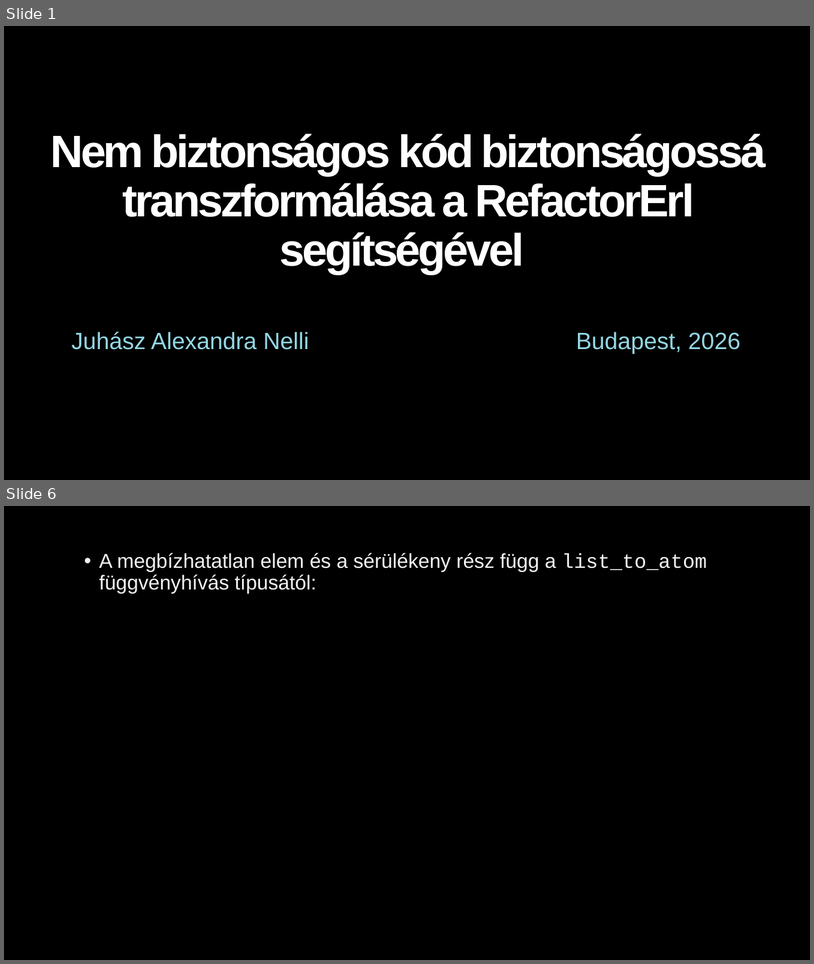
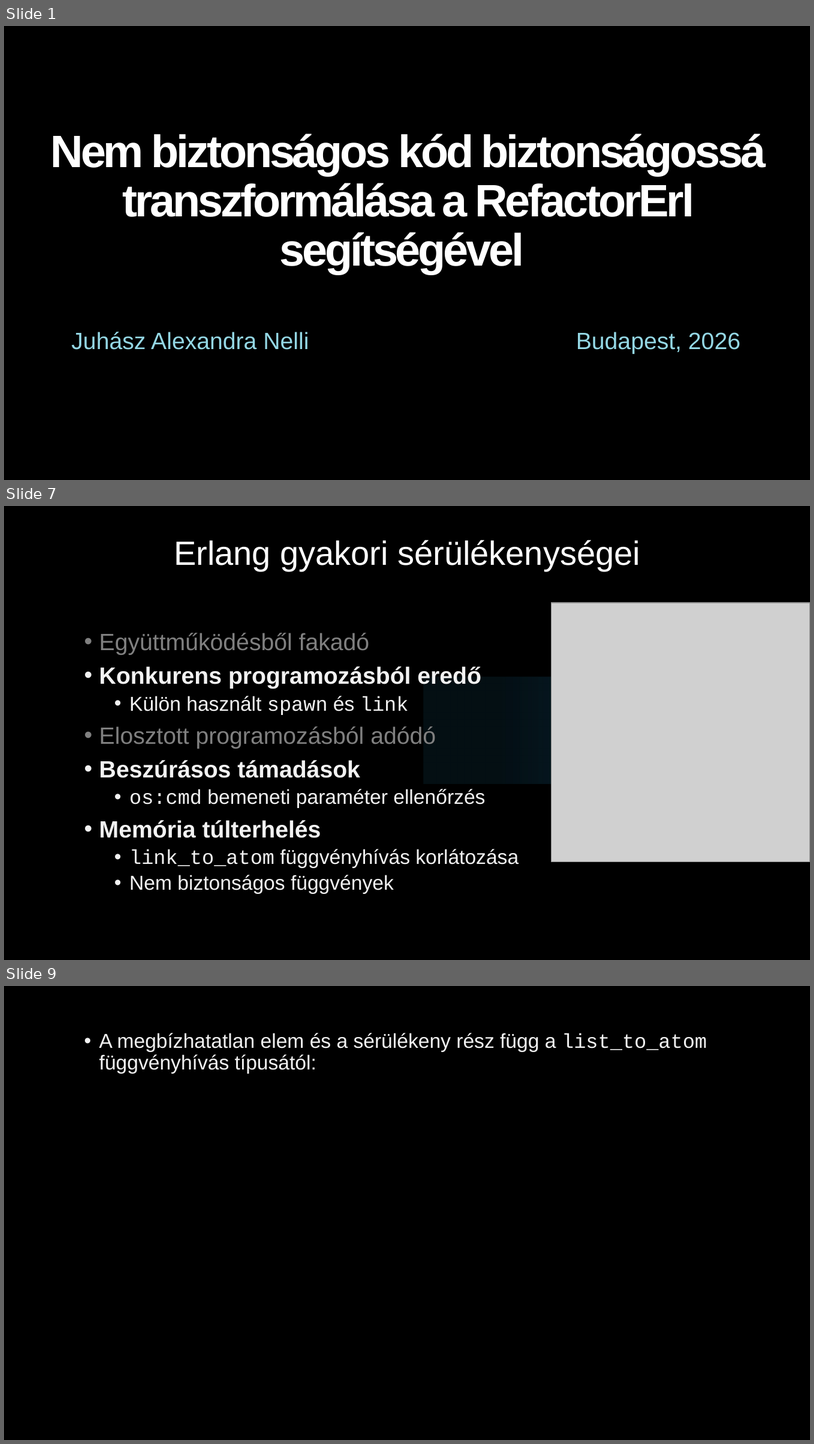
Before and after one commit to juhasznellee/msc_szakdoga, a slide deck: diplomamunka.pptx. Shown one above the other, each under a label of ours: slides 1 and 6 before the commit, slides 1, 7 and 9 after it; the slides between them are not shown. The pictures are 814x964 and 814x1444 pixels, drawn with LibreOffice and Linux fonts; fonts in the diff are those of the drawing; grey boxes stand for pictures; background and template pictures are left out. Boxes give left, top, right and bottom in pixels: in the first picture for what was removed or moved away, otherwise in the second. Text is boxed around its words. In the diff, an @@ line names an element or a change of style, - is before the commit and + after.

```diff
--- a/diplomamunka.pptx
+++ b/diplomamunka.pptx
@@ slide 7 added at [4, 506, 810, 960], background picture (left out) @@
@@ text added at [174, 540, 640, 571], 40 pt, text #FFFFFF @@
+Erlang gyakori sérülékenységei
@@ picture added at [551, 603, 810, 862] @@
@@ text added at [99, 633, 519, 894], 24 pt, text #F2F2F2 @@
+• Együttműködésből fakadó
+• Konkurens programozásból eredő
+  • Külön használt spawn és link
+• Elosztott programozásból adódó
+• Beszúrásos támadások
+  • os:cmd bemeneti paraméter ellenőrzés
+• Memória túlterhelés
+  • link_to_atom függvényhívás korlátozása
+  • Nem biztonságos függvények
@@ rectangle added at [424, 676, 809, 784], fill gradient #124963 to #1F7599 to #66BDE0 @@
@@ what was slide 6 is now slide 9 @@
```
Also in this commit, not shown: 11 slides changed, 4 other slides added, 2 slides removed.
